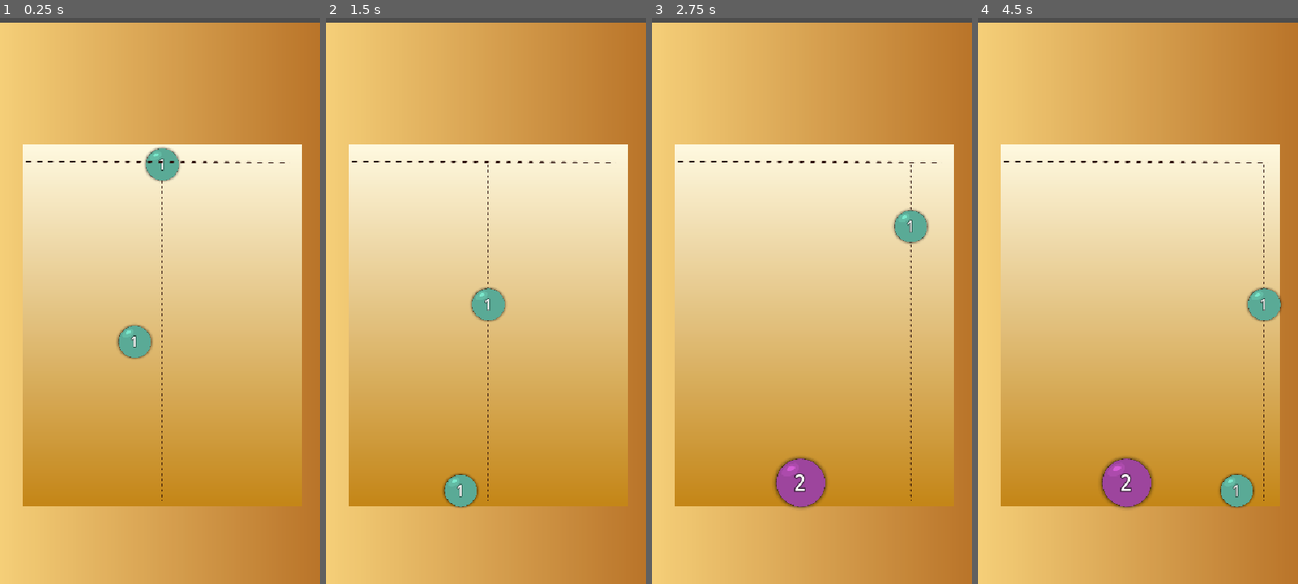
Above: before the commit, frames 1-4 (left to right).
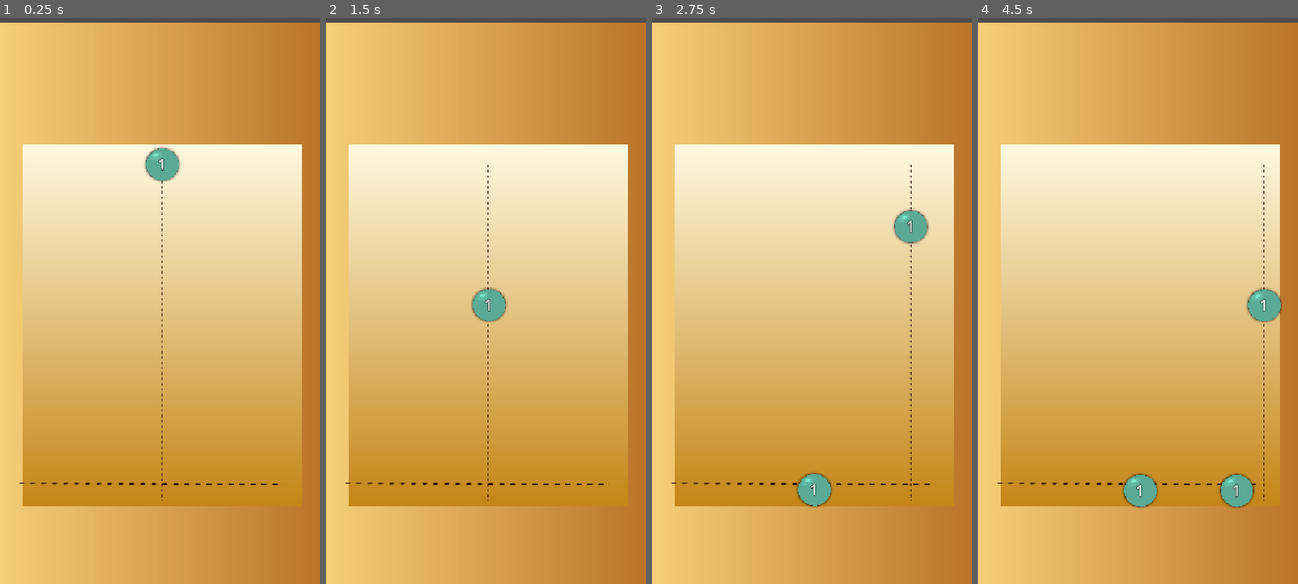
Above: after the commit, the same moments.

Repository: fteppe/ball-2048
Game: Godot game, scene res://MainMap.tscn
Same seed, same stepped clock (60 frames per second), same inputs: the game is played once before the commit and once after it.
Inputs (mouse positions are in pixels of both pictures, inside the frame that each line leads up to):
- Up to frame 1 (0.25 s): no input
- Up to frame 2 (1.5 s): move the mouse to (556, 238) at 0.52 s; click (556, 238) at 0.67 s; move the mouse to (422, 301) at 1.27 s; click (422, 301) at 1.42 s
- Up to frame 3 (2.75 s): move the mouse to (844, 131) at 2.02 s; click (844, 131) at 2.17 s
- Up to frame 4 (4.5 s): move the mouse to (1122, 397) at 2.77 s; click (1122, 397) at 2.92 s; move the mouse to (1234, 363) at 3.52 s; click (1234, 363) at 3.67 s; move the mouse to (1042, 176) at 4.27 s; click (1042, 176) at 4.42 s

The runs differ from the first frame. In frame 1, 0.8% of the frame differs, in the area x 6-90%, y 25-83%; in frame 2, 0.9%; in frame 3, 1.6%; in frame 4, 1.7%, in the area x 6-95%, y 25-87%.

Commit message:
better handling of death zone

Diff:
--- a/DeathZone.tscn
+++ b/DeathZone.tscn
@@ -3,8 +3,8 @@
 [ext_resource type="Texture2D" uid="uid://dqbep68j100n5" path="res://dashed_line.png" id="1_cpr33"]
 [ext_resource type="Script" uid="uid://5c1hcbdbyrnq" path="res://death_zone.gd" id="1_j53p1"]
 
-[sub_resource type="RectangleShape2D" id="RectangleShape2D_aleya"]
-size = Vector2(501, 34)
+[sub_resource type="RectangleShape2D" id="RectangleShape2D_j53p1"]
+size = Vector2(555.5, 845)
 
 [node name="DeathZone" type="Node2D" unique_id=1998797930]
 script = ExtResource("1_j53p1")
@@ -21,11 +21,11 @@
 begin_cap_mode = 2
 end_cap_mode = 2
 
-[node name="Area2D" type="Area2D" parent="." unique_id=1271297322]
+[node name="AliveZone" type="Area2D" parent="." unique_id=1271297322]
 
-[node name="CollisionShape2D" type="CollisionShape2D" parent="Area2D" unique_id=1694197386]
-position = Vector2(250.5, -17)
-shape = SubResource("RectangleShape2D_aleya")
+[node name="CollisionShape2D" type="CollisionShape2D" parent="AliveZone" unique_id=1694197386]
+position = Vector2(283, 422.5)
+shape = SubResource("RectangleShape2D_j53p1")
 
-[connection signal="body_entered" from="Area2D" to="." method="_on_area_2d_body_entered"]
-[connection signal="body_exited" from="Area2D" to="." method="_on_area_2d_body_exited"]
+[connection signal="body_entered" from="AliveZone" to="." method="body_is_in_alive_zone"]
+[connection signal="body_exited" from="AliveZone" to="." method="body_is_out_of_alive_zone"]
--- a/MainMap.tscn
+++ b/MainMap.tscn
@@ -3,7 +3,6 @@
 [ext_resource type="Script" uid="uid://idlfv5j6fanp" path="res://main_map.gd" id="1_ifu8d"]
 [ext_resource type="PhysicsMaterial" uid="uid://cw1s4rm6ufa6y" path="res://ground_phy_material.tres" id="2_x4u1r"]
 [ext_resource type="PackedScene" uid="uid://cxmrdjcdiqobc" path="res://BallSpawner.tscn" id="3_cccdv"]
-[ext_resource type="PackedScene" uid="uid://jksh0yo7xda2" path="res://Ball.tscn" id="4_x4u1r"]
 [ext_resource type="PackedScene" uid="uid://brfaumd3gnq32" path="res://DeathZone.tscn" id="5_h7suj"]
 
 [sub_resource type="Gradient" id="Gradient_cccdv"]
@@ -90,8 +89,5 @@
 [node name="LeftSpawner" type="Node2D" parent="." unique_id=1135056190]
 position = Vector2(6, 0)
 
-[node name="Ball" parent="." unique_id=1929847300 instance=ExtResource("4_x4u1r")]
-position = Vector2(216, 308)
-
 [node name="DeathZone" parent="." unique_id=1998797930 instance=ExtResource("5_h7suj")]
-position = Vector2(10, -1)
+position = Vector2(-3, 604)
--- a/ball.gd
+++ b/ball.gd
@@ -11,13 +11,11 @@
 var size : int
 var initial_rotation : float
 var initial_collider_radius : float
-var death_zone_ratio : float = 0
+var max_time_death_zone : float = GameModeBall.get_death_time()
+var death_zone_time : float = 0.
 
 func get_radius():
 	return ($CollisionShape2D.shape as CircleShape2D).radius
-
-func set_death_zone_ratio(ratio : float):
-	death_zone_ratio = ratio
 
 func update_size_from_rank():
 	size = pow(2, rank - 1)
@@ -62,7 +60,9 @@
 
 # Called every frame. 'delta' is the elapsed time since the previous frame.
 func _process(delta):
-	$Visuals/VisualAnimRoot.position = Vector2(randf(), randf()) * death_zone_ratio * 20.
+	if death_zone_time >= 0:
+		death_zone_time += delta
+	$Visuals/VisualAnimRoot.position = Vector2(randf(), randf()) * clampf(death_zone_time / max_time_death_zone, 0., 1.) * 20.
 	$Visuals/VisualAnimRoot/Sprite2D.global_rotation = initial_rotation
 	pass
 
@@ -74,3 +74,10 @@
 		if ball.rank == self.rank && !ball.is_queued_for_deletion() && !self.is_queued_for_deletion():
 			rank_up(ball)
 	pass # Replace with function body.
+
+func is_in_alive_zone():
+	death_zone_time = -1.
+
+func exited_alive_zone(max_time : float):
+	death_zone_time = 0.
+	max_time_death_zone = max_time
--- a/death_zone.gd
+++ b/death_zone.gd
@@ -1,34 +1,18 @@
 extends Node2D
-
-@export var max_death_zone_time : float
-
-var balls_in_area : Dictionary[Ball, float]
 
 # Called when the node enters the scene tree for the first time.
 func _ready():
 	pass # Replace with function body.
 
 
-# Called every frame. 'delta' is the elapsed time since the previous frame.
-func _process(delta):
-	for ball in balls_in_area:
-		if ball.is_queued_for_deletion():
-			balls_in_area.erase(ball as Ball)
-		else:
-			balls_in_area[ball] += delta
-			ball.set_death_zone_ratio(clampf(balls_in_area[ball] / max_death_zone_time, 0., 1))
-
-	pass
-
-
-func _on_area_2d_body_entered(body):
-	if body is Ball:
-		balls_in_area[body as Ball] = 0.
+#in the end it is more of an alive sone than a death zone
+func body_is_out_of_alive_zone(body : Node2D):
+	if body is Ball && !body.is_queued_for_deletion():
+		body.exited_alive_zone(GameModeBall.get_death_time())
 	pass # Replace with function body.
 
 
-func _on_area_2d_body_exited(body):
+func body_is_in_alive_zone(body):
 	if body is Ball:
-		body.set_death_zone_ratio(0)
-		balls_in_area.erase(body as Ball)
+		body.is_in_alive_zone()
 	pass # Replace with function body.
--- a/game_mode_ball.gd
+++ b/game_mode_ball.gd
@@ -1,5 +1,4 @@
 extends Node
-class_name GameMode
 
 signal ball_created(ball : Ball)
 
@@ -11,3 +10,6 @@
 # Called every frame. 'delta' is the elapsed time since the previous frame.
 func _process(delta):
 	pass
+
+func get_death_time() -> float:
+	return 5.
